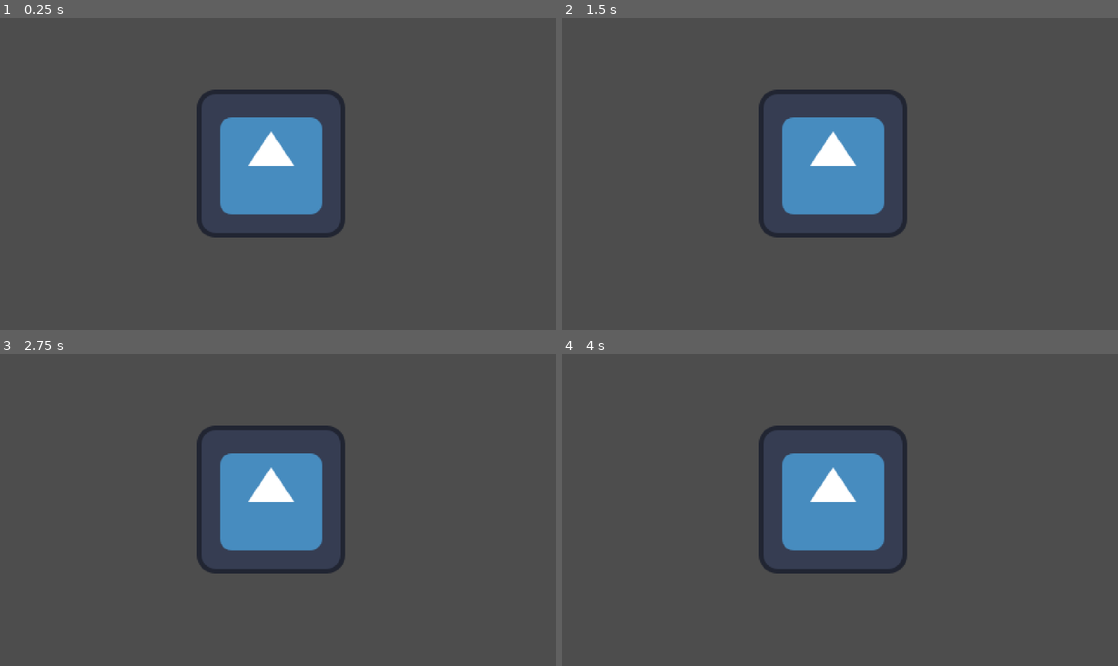
Above: before the commit, frames 1-4 (two rows, left to right).
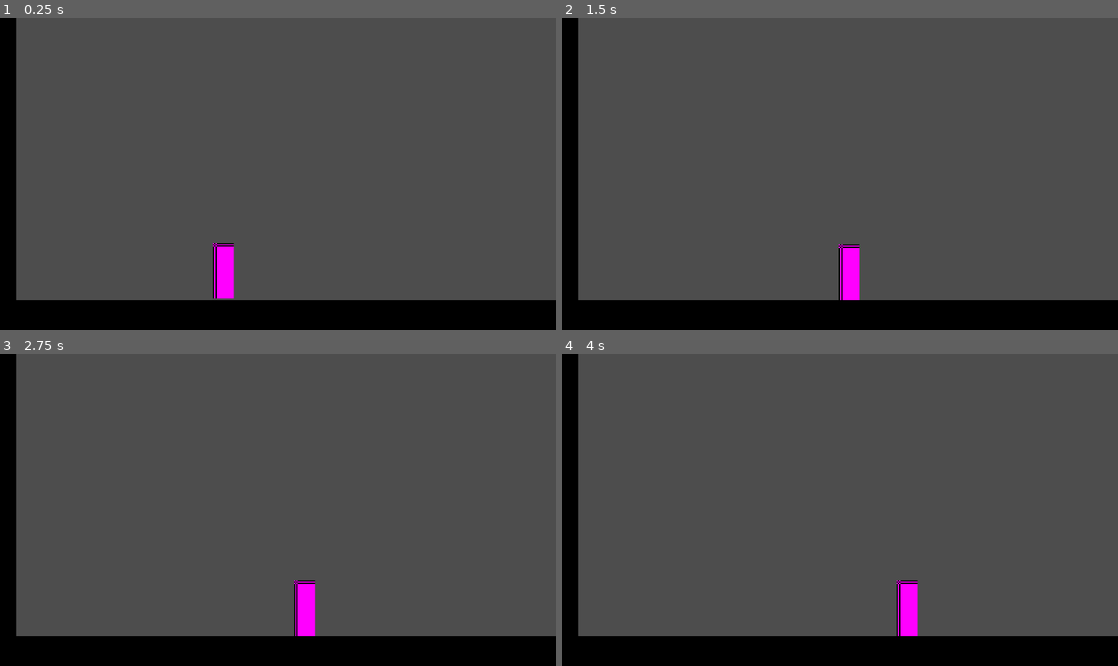
Above: after the commit, the same moments.

Repository: sirzes02/metroidvania-forge
Game: Godot game, scene res://playground.tscn
The game is run twice, just before and just after one commit, with the same random seed, the same clock (stepped at 60 frames per second) and the same inputs. The engine's default icon, where the game draws it, is replaced by a stand-in: a white triangle on a blue panel in a dark square.
Inputs:
- Up to frame 1 (0.25 s): no input
- Up to frame 2 (1.5 s): hold D (right) 0.53-1.28 s; hold A (left) from 1.28 s (still down)
- Up to frame 3 (2.75 s): release A (left) at 2.03 s; hold D (right) from 2.03 s (still down)
- Up to frame 4 (4 s): release D (right) at 3.53 s; hold A (left) from 3.53 s (still down)

The runs differ from the first frame. In frame 1, 20% of the frame differs, in the area x 0-100%, y 0-100%; in frame 2, 20%; in frame 3, 20%; in frame 4, 20%.

Commit message:
📖01 ‣ 📼01 ‣ Player Scene

Diff:
--- /dev/null
+++ b/player/player.tscn
@@ -0,0 +1,21 @@
+[gd_scene format=3 uid="uid://cfa3xni5hj64u"]
+
+[ext_resource type="Script" uid="uid://dtbosehmi0bt2" path="res://player/scripts/player.gd" id="1_oul6g"]
+
+[sub_resource type="PlaceholderTexture2D" id="PlaceholderTexture2D_kqu6x"]
+size = Vector2(18, 48)
+
+[sub_resource type="RectangleShape2D" id="RectangleShape2D_kqu6x"]
+size = Vector2(16, 46)
+
+[node name="Player" type="CharacterBody2D" unique_id=1029986768]
+script = ExtResource("1_oul6g")
+
+[node name="Sprite2D" type="Sprite2D" parent="." unique_id=14215393]
+position = Vector2(0, -24)
+texture = SubResource("PlaceholderTexture2D_kqu6x")
+
+[node name="CollisionShape2D" type="CollisionShape2D" parent="." unique_id=1033380025]
+position = Vector2(0, -23)
+shape = SubResource("RectangleShape2D_kqu6x")
+debug_color = Color(0, 0.6, 0.7019608, 0.25490198)
--- /dev/null
+++ b/player/scripts/player.gd
@@ -0,0 +1,16 @@
+class_name Player extends CharacterBody2D
+
+func _process(_delta: float) -> void:
+	pass
+
+func _physics_process( delta: float) -> void:
+	velocity.x = 0
+
+	if Input.is_action_pressed("left"):
+		velocity.x = -100
+	elif Input.is_action_pressed("right"):
+		velocity.x = 100
+
+	velocity.y = velocity.y + 980 * delta
+	move_and_slide()
+	pass
--- a/playground.tscn
+++ b/playground.tscn
@@ -1,9 +1,39 @@
 [gd_scene format=3 uid="uid://8lidg4hqe43w"]
 
-[ext_resource type="Texture2D" uid="uid://dd860n3iw55m1" path="res://icon.svg" id="1_rupst"]
+[ext_resource type="PackedScene" uid="uid://cfa3xni5hj64u" path="res://player/player.tscn" id="1_rupst"]
 
-[node name="Node2D" type="Node2D" unique_id=1068542822]
+[sub_resource type="Gradient" id="Gradient_edjgo"]
+colors = PackedColorArray(0, 0, 0, 1, 0, 0, 0, 1)
 
-[node name="Icon" type="Sprite2D" parent="." unique_id=1219825441]
-position = Vector2(234, 126)
-texture = ExtResource("1_rupst")
+[sub_resource type="GradientTexture2D" id="GradientTexture2D_rupst"]
+gradient = SubResource("Gradient_edjgo")
+width = 32
+height = 32
+
+[sub_resource type="RectangleShape2D" id="RectangleShape2D_edjgo"]
+size = Vector2(32, 32)
+
+[node name="playground" type="Node2D" unique_id=1068542822]
+
+[node name="Sprite2D" type="Sprite2D" parent="." unique_id=408586972]
+position = Vector2(240, 260)
+scale = Vector2(16, 1)
+texture = SubResource("GradientTexture2D_rupst")
+
+[node name="StaticBody2D" type="StaticBody2D" parent="Sprite2D" unique_id=1506391437]
+
+[node name="CollisionShape2D" type="CollisionShape2D" parent="Sprite2D/StaticBody2D" unique_id=448831328]
+shape = SubResource("RectangleShape2D_edjgo")
+
+[node name="Sprite2D2" type="Sprite2D" parent="." unique_id=1742255153]
+position = Vector2(-0.99998474, 125)
+scale = Vector2(0.9375, 8.25)
+texture = SubResource("GradientTexture2D_rupst")
+
+[node name="StaticBody2D" type="StaticBody2D" parent="Sprite2D2" unique_id=1557829859]
+
+[node name="CollisionShape2D" type="CollisionShape2D" parent="Sprite2D2/StaticBody2D" unique_id=111497430]
+shape = SubResource("RectangleShape2D_edjgo")
+
+[node name="Player" parent="." unique_id=1029986768 instance=ExtResource("1_rupst")]
+position = Vector2(193, 210)
Not shown, added: player/scripts/player.gd.uid
